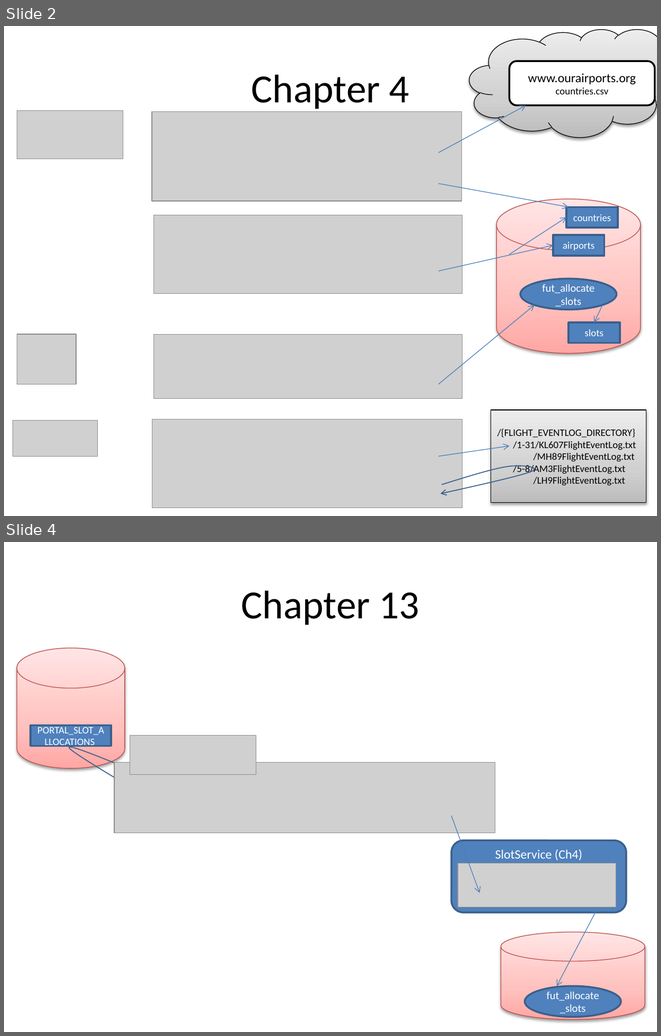
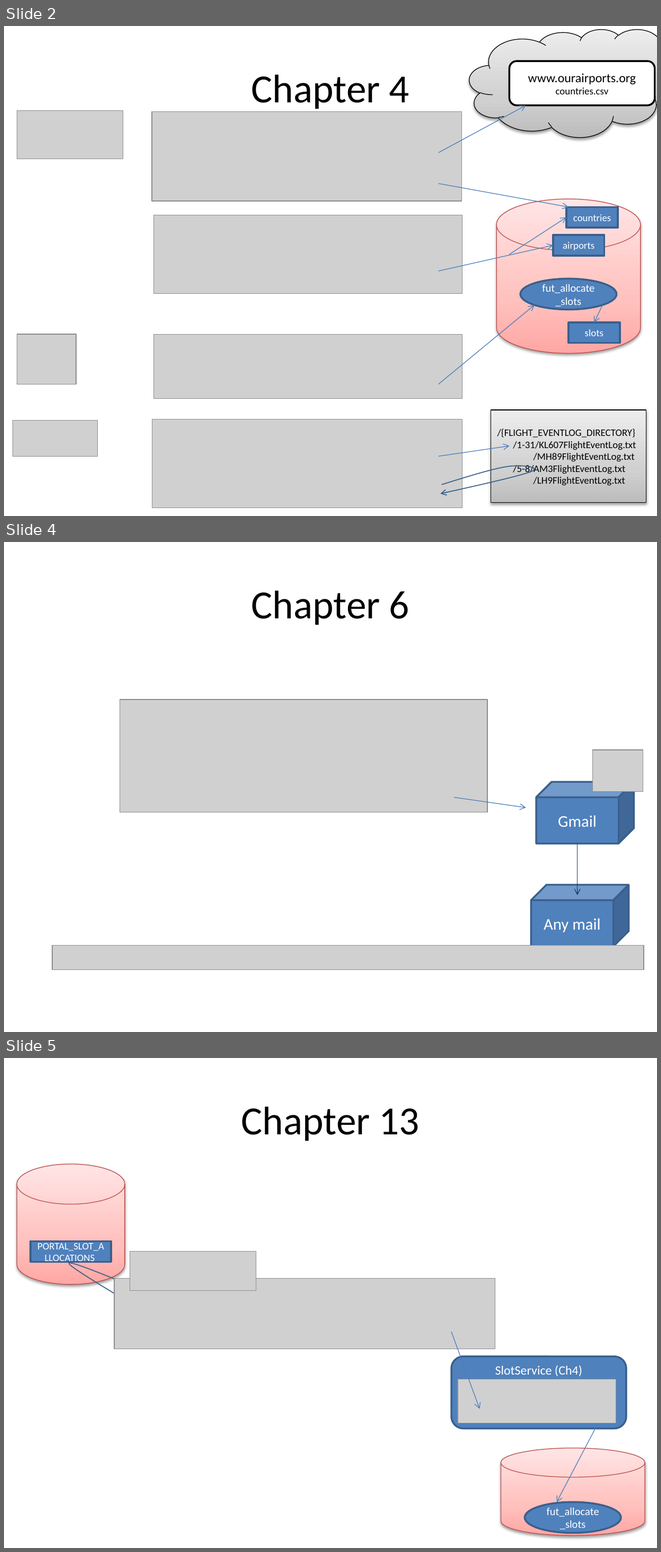
Before and after one commit to lucasjellema/soasuitehandbook, a slide deck: ChapterOverviews_picturesOfService.pptx. Shown one above the other, each under a label of ours: slides 2 and 4 before the commit, slides 2, 4 and 5 after it; the slides between them are not shown. The pictures are 661x1036 and 661x1552 pixels, drawn with LibreOffice and Linux fonts; fonts in the diff are those of the drawing; grey boxes stand for pictures. Boxes give left, top, right and bottom in pixels: in the first picture for what was removed or moved away, otherwise in the second. Text is boxed around its words. In the diff, an @@ line names an element or a change of style, - is before the commit and + after.

Commit message:
Prepared for chapter 6

```diff
--- a/ChapterOverviews_picturesOfService.pptx
+++ b/ChapterOverviews_picturesOfService.pptx
@@ slide 4 added at bbox=[4, 542, 657, 1032], background #FFFFFF @@
@@ title added at bbox=[252, 590, 409, 625], 44 pt, text #000000 @@
+Chapter 6
@@ picture added at bbox=[120, 699, 487, 812] @@
@@ picture added at bbox=[593, 750, 643, 792] @@
@@ cube added at bbox=[536, 782, 634, 843], fill #4F81BD, outline #3A5F8C 2 pt, 18 pt, text #FFFFFF @@
+Gmail
@@ arrow added from (454, 797) to (526, 807), #4B7EBC 0.75 pt @@
@@ arrow added from (577, 844) to (577, 894), #17375E 0.75 pt @@
@@ cube added at bbox=[531, 885, 629, 946], fill #4F81BD, outline #3A5F8C 2 pt, 18 pt, text #FFFFFF @@
+Any mail
@@ picture added at bbox=[52, 945, 644, 970] @@
@@ what was slide 4 is now slide 5 @@
```
Also in this commit, not shown: 1 slide changed, 4 other files.
